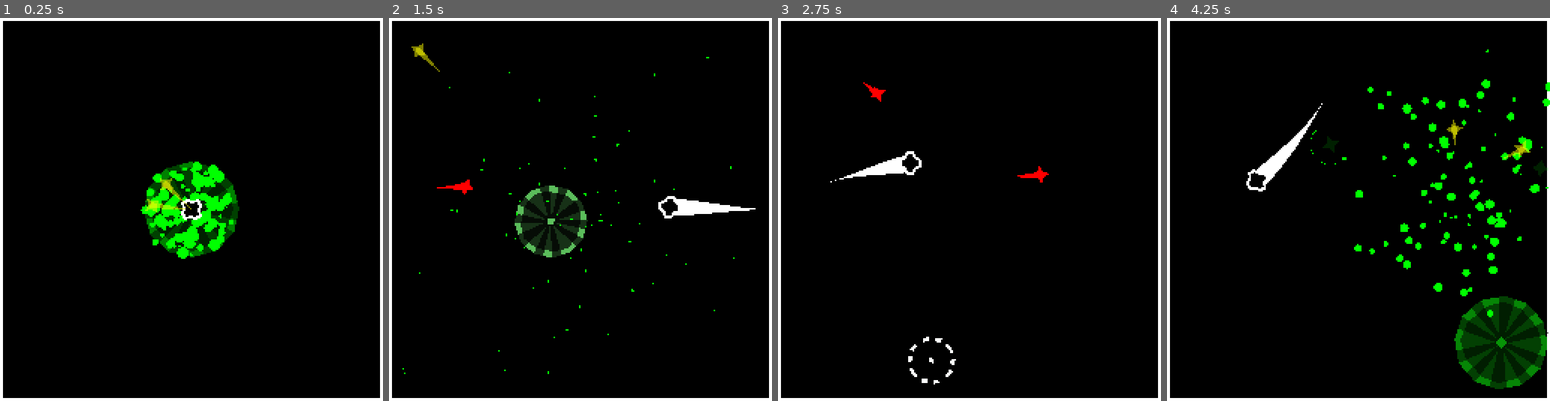
Above: before the commit, frames 1-4 (left to right).
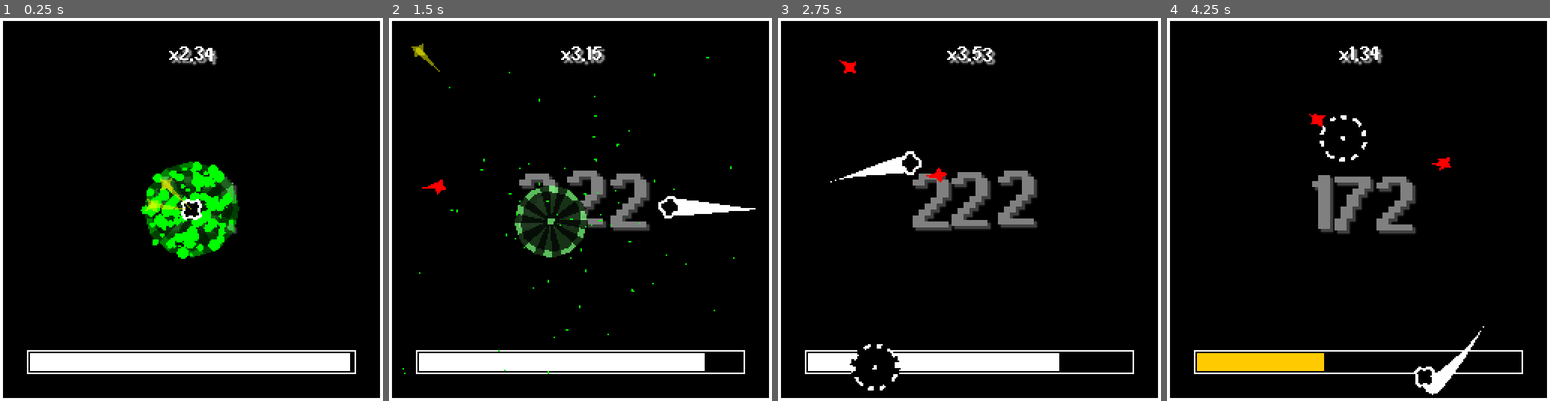
Above: after the commit, the same moments.

Repository: Ayabee527/mini-jam-155-wind
Game: Godot game, scene res://main/main.tscn
The game is run twice, just before and just after one commit, with the same random seed, the same clock (stepped at 60 frames per second) and the same inputs.
Inputs (mouse positions are in pixels of both pictures, inside the frame that each line leads up to):
- Up to frame 1 (0.25 s): no input
- Up to frame 2 (1.5 s): tap Enter at 0.5 s; move the mouse to (664, 190) at 0.52 s; hold D (move_right) 0.53-1.25 s; tap Backspace at 0.6 s; click (664, 190) at 0.67 s; drag from (503, 228) to (764, 209) at 1.27 s
- Up to frame 3 (2.75 s): move the mouse to (1007, 125) at 2.02 s; hold D (move_right) from 2.03 s (still down); tap F at 2.1 s
- Up to frame 4 (4.25 s): release D (move_right) at 2.75 s; drag from (1339, 286) to (1304, 163) at 2.77 s; move the mouse to (1473, 266) at 3.52 s; hold A (move_left) from 3.53 s (still down); tap Z at 3.6 s

The runs differ from the first frame. In frame 1, 5.4% of the frame differs, in the area x 7-93%, y 7-93%; in frame 2, 6.7%; in frame 3, 6.8%; in frame 4, 13%, in the area x 7-100%, y 7-99%.

Commit message:
score stuff

Diff:
--- a/game/goal/hazards/bullet/bullet.tscn
+++ b/game/goal/hazards/bullet/bullet.tscn
@@ -7,7 +7,7 @@
 
 [sub_resource type="PhysicsMaterial" id="PhysicsMaterial_473wm"]
 rough = true
-bounce = 1.0
+bounce = 0.6
 
 [sub_resource type="CircleShape2D" id="CircleShape2D_5wyey"]
 radius = 4.0
--- a/game/goal/player_goal.tscn
+++ b/game/goal/player_goal.tscn
@@ -7,7 +7,7 @@
 
 [sub_resource type="PhysicsMaterial" id="PhysicsMaterial_2tyrj"]
 rough = true
-bounce = 1.0
+bounce = 0.5
 
 [sub_resource type="CircleShape2D" id="CircleShape2D_hq080"]
 radius = 16.0
--- a/game/main/WindMomma.gd
+++ b/game/main/WindMomma.gd
@@ -46,7 +46,7 @@
 	wind_updated.emit(wind_direction, wind_speed)
 
 	player.constant_force = wind_direction * wind_speed / 5.0
-	player_goal.constant_force = wind_direction * wind_speed / 5.0
+	player_goal.constant_force = (wind_direction * wind_speed).rotated(PI) / 5.0
 
 func set_wind_direction(new_direction: Vector2) -> void:
 	wind_direction = new_direction.normalized()
@@ -56,9 +56,9 @@
 	wind_updated.emit(wind_direction, wind_speed)
 
 	player.constant_force = wind_direction * wind_speed / 5.0
-	player_goal.constant_force = wind_direction * wind_speed / 5.0
+	player_goal.constant_force = (wind_direction * wind_speed).rotated(PI) / 5.0
 
 
 func _on_funny_timer_timeout() -> void:
 	wind_direction = Vector2.from_angle(TAU * randf())
-	wind_speed = randf_range(player.speed * 0.75, player.speed) * 5.0
+	wind_speed = randf_range(player.speed * 0.5, player.speed * 0.75) * 5.0
--- a/game/main/main.gd
+++ b/game/main/main.gd
@@ -1,5 +1,9 @@
 extends Node2D
 
+@export var timer_gradient: Gradient
+
+@export var life_timer: Timer
+@export var timer_bar: TextureProgressBar
 @export var wind_momma: WindMomma
 @export var player: Player
 
@@ -12,6 +16,10 @@
 	window = get_window()
 
 func _process(delta: float) -> void:
+	timer_bar.tint_progress = timer_gradient.sample(
+		1.0 - (life_timer.time_left / 12.0)
+	)
+
 	window_velocity = window_velocity.move_toward(Vector2.ZERO, 50.0 * delta)
 
 	window.position += Vector2i(window_velocity * delta)
@@ -53,5 +61,14 @@
 
 
 func _on_player_goal_collected() -> void:
-	bump_window(player.linear_velocity * 2.5)
+	life_timer.start(12)
+	bump_window(player.linear_velocity * 1.25)
 	print("Goal Got!")
+
+
+func _on_life_timer_timeout() -> void:
+	print("GAME OVER!!!")
+
+
+func _on_player_hurt() -> void:
+	life_timer.start(life_timer.time_left - 3)
--- a/game/main/main.tscn
+++ b/game/main/main.tscn
@@ -1,10 +1,22 @@
-[gd_scene load_steps=11 format=3 uid="uid://3r620wirfx5j"]
+[gd_scene load_steps=17 format=3 uid="uid://3r620wirfx5j"]
 
 [ext_resource type="PackedScene" uid="uid://bvopkx5b76dd6" path="res://player/player.tscn" id="1_8r0be"]
 [ext_resource type="Script" path="res://main/main.gd" id="1_k70rq"]
+[ext_resource type="Script" path="res://main/score_handler.gd" id="2_2wxyd"]
+[ext_resource type="FontFile" uid="uid://gaye3ibwfthw" path="res://assets/fonts/fibberish.ttf" id="2_3642g"]
 [ext_resource type="Script" path="res://main/WindMomma.gd" id="3_3bs31"]
+[ext_resource type="Texture2D" uid="uid://bc5kkbyknqa0o" path="res://assets/textures/bar-under.png" id="3_tn14n"]
 [ext_resource type="PackedScene" uid="uid://j5ampglym1at" path="res://goal/player_goal.tscn" id="4_5fkus"]
+[ext_resource type="Texture2D" uid="uid://ckf3axdyd60bj" path="res://assets/textures/bar-fill.png" id="4_eqekf"]
 [ext_resource type="AudioStream" uid="uid://baiesrhjxoyw6" path="res://assets/music/throw-caution-to-the-wind.ogg" id="5_nku0o"]
+
+[sub_resource type="Gradient" id="Gradient_6u8cl"]
+offsets = PackedFloat32Array(0, 0.24, 0.25, 0.5, 1)
+colors = PackedColorArray(1, 1, 1, 1, 1, 1, 1, 1, 0, 1, 0, 1, 1, 1, 0, 1, 1, 0, 0, 1)
+
+[sub_resource type="Curve" id="Curve_it4fr"]
+_data = [Vector2(0, 0.2), 0.0, 0.0, 0, 0, Vector2(0.25, 0.2), 0.0, 0.0, 0, 0, Vector2(0.5, 0), 0.0, 0.0, 0, 0, Vector2(0.75, 0), 0.0, 0.0, 0, 0, Vector2(0.8, 1), 0.0, 0.0, 0, 0, Vector2(1, 1), 0.0, 0.0, 0, 0]
+point_count = 6
 
 [sub_resource type="StyleBoxFlat" id="StyleBoxFlat_pocrq"]
 bg_color = Color(0, 0, 0, 1)
@@ -26,16 +38,86 @@
 
 [sub_resource type="WorldBoundaryShape2D" id="WorldBoundaryShape2D_1og74"]
 
-[node name="Main" type="Node2D" node_paths=PackedStringArray("wind_momma", "player")]
+[node name="Main" type="Node2D" node_paths=PackedStringArray("life_timer", "timer_bar", "wind_momma", "player")]
 script = ExtResource("1_k70rq")
+timer_gradient = SubResource("Gradient_6u8cl")
+life_timer = NodePath("LifeTimer")
+timer_bar = NodePath("BGColor/MarginContainer/TimerBar")
 wind_momma = NodePath("WindMomma")
 player = NodePath("Player")
+
+[node name="LifeTimer" type="Timer" parent="."]
+wait_time = 12.0
+one_shot = true
+
+[node name="ScoreHandler" type="Node" parent="." node_paths=PackedStringArray("player", "life_timer", "multiplier_label", "score_label", "timer_bar")]
+script = ExtResource("2_2wxyd")
+timer_multiplier_curve = SubResource("Curve_it4fr")
+player = NodePath("../Player")
+life_timer = NodePath("../LifeTimer")
+multiplier_label = NodePath("../BGColor/MarginContainer/Multiplier")
+score_label = NodePath("../BGColor/MarginContainer/CenterContainer/Score")
+timer_bar = NodePath("../BGColor/MarginContainer/TimerBar")
 
 [node name="BGColor" type="PanelContainer" parent="."]
 custom_minimum_size = Vector2(256, 256)
 offset_right = 40.0
 offset_bottom = 40.0
 theme_override_styles/panel = SubResource("StyleBoxFlat_pocrq")
+
+[node name="MarginContainer" type="MarginContainer" parent="BGColor"]
+layout_mode = 2
+theme_override_constants/margin_left = 16
+theme_override_constants/margin_top = 16
+theme_override_constants/margin_right = 16
+theme_override_constants/margin_bottom = 16
+
+[node name="Multiplier" type="RichTextLabel" parent="BGColor/MarginContainer"]
+clip_contents = false
+layout_mode = 2
+size_flags_horizontal = 4
+size_flags_vertical = 0
+theme_override_colors/font_shadow_color = Color(0.501961, 0.501961, 0.501961, 1)
+theme_override_constants/shadow_offset_x = 2
+theme_override_constants/shadow_offset_y = 2
+theme_override_fonts/normal_font = ExtResource("2_3642g")
+theme_override_font_sizes/normal_font_size = 16
+bbcode_enabled = true
+text = "[wave]x1.5"
+fit_content = true
+autowrap_mode = 0
+
+[node name="CenterContainer" type="CenterContainer" parent="BGColor/MarginContainer"]
+layout_mode = 2
+
+[node name="Score" type="RichTextLabel" parent="BGColor/MarginContainer/CenterContainer"]
+clip_contents = false
+layout_mode = 2
+theme_override_colors/default_color = Color(0.501961, 0.501961, 0.501961, 1)
+theme_override_colors/font_shadow_color = Color(0.25098, 0.25098, 0.25098, 1)
+theme_override_constants/shadow_offset_x = 2
+theme_override_constants/shadow_offset_y = 2
+theme_override_fonts/normal_font = ExtResource("2_3642g")
+theme_override_font_sizes/normal_font_size = 64
+bbcode_enabled = true
+text = "[shake rate=10 level=24]0"
+fit_content = true
+autowrap_mode = 0
+
+[node name="TimerBar" type="TextureProgressBar" parent="BGColor/MarginContainer"]
+custom_minimum_size = Vector2(0, 16)
+layout_mode = 2
+size_flags_vertical = 8
+max_value = 12.0
+step = 0.01
+value = 12.0
+nine_patch_stretch = true
+stretch_margin_left = 1
+stretch_margin_top = 1
+stretch_margin_right = 1
+stretch_margin_bottom = 1
+texture_under = ExtResource("3_tn14n")
+texture_progress = ExtResource("4_eqekf")
 
 [node name="WallLeft" type="StaticBody2D" parent="."]
 position = Vector2(3, 128)
@@ -87,6 +169,10 @@
 autoplay = true
 bus = &"music"
 
+[connection signal="timeout" from="LifeTimer" to="." method="_on_life_timer_timeout"]
 [connection signal="collected" from="PlayerGoal" to="." method="_on_player_goal_collected"]
+[connection signal="collected" from="PlayerGoal" to="ScoreHandler" method="_on_player_goal_collected"]
 [connection signal="bumped_wall" from="Player" to="." method="_on_player_bumped_wall"]
+[connection signal="hurt" from="Player" to="." method="_on_player_hurt"]
+[connection signal="hurt" from="Player" to="ScoreHandler" method="_on_player_hurt"]
 [connection signal="timeout" from="WindMomma/FunnyTimer" to="WindMomma" method="_on_funny_timer_timeout"]
--- /dev/null
+++ b/game/main/score_handler.gd
@@ -0,0 +1,75 @@
+extends Node
+
+@export var timer_multiplier_curve: Curve
+
+@export_group("Outer Dependencies")
+@export var player: Player
+@export var life_timer: Timer
+
+@export var multiplier_label: RichTextLabel
+@export var score_label: RichTextLabel
+@export var timer_bar: TextureProgressBar
+
+var combo: int = 0
+var multiplier: float = 1.0:
+	set = set_multiplier
+
+var score: int = 0:
+	set = set_score
+var last_score: int = 0
+
+func _ready() -> void:
+	timer_bar.min_value = 0
+	timer_bar.max_value = life_timer.wait_time
+
+func _process(delta: float) -> void:
+	timer_bar.value = life_timer.time_left
+
+	multiplier += get_timer_multiplier() * delta * 0.75
+	multiplier += get_speed_multiplier() * delta * 0.75
+	multiplier = lerp(multiplier, 1.0, 0.75 * delta)
+
+func get_speed_multiplier() -> float:
+	var multi: float = 0
+
+	multi = max(
+		player.linear_velocity.length() / (player.speed * 0.25),
+		0
+	)
+
+	return multi
+
+func get_timer_multiplier() -> float:
+	var multi: float = 0
+
+	var time_ratio = 1.0 - (life_timer.time_left / 12.0)
+	multi = 10.0 * timer_multiplier_curve.sample(time_ratio)
+
+	return multi
+
+func set_score(new_score: int):
+	score = max(0, new_score)
+	var tween = create_tween()
+	tween.tween_method(
+		increment_score, last_score, score, 1.0
+	)
+	last_score = score
+
+func increment_score(new_score: int):
+	score_label.text = "[shake rate=10 level=24]"
+	score_label.text += str(new_score)
+
+func set_multiplier(new_multiplier: float) -> void:
+	multiplier = max(0, new_multiplier)
+	multiplier_label.text = "[wave]x" + str(snappedf(multiplier, 0.01))
+
+func _on_player_goal_collected() -> void:
+	combo += 1
+	multiplier += 1.0 * (1.0 + (combo * 0.1))
+
+	score += 100 * multiplier
+
+
+func _on_player_hurt() -> void:
+	multiplier = 0.0
+	score -= 50 * combo
--- a/game/player/player.gd
+++ b/game/player/player.gd
@@ -1,6 +1,7 @@
 class_name Player
 extends RigidBody2D
 
+signal hurt()
 signal bumped_wall(direction: Vector2)
 
 @export var speed: float = 1000.0
@@ -37,6 +38,7 @@
 
 func _on_owie_detector_area_entered(area: Area2D) -> void:
 	print("OWIE!")
+	hurt.emit()
 	ouch_sound.play()
 	apply_central_impulse(
 		area.global_position.direction_to(global_position) * speed * 0.5
Binary file added: game/assets/fonts/GravityBold8.ttf
Not shown, added: game/assets/fonts/GravityBold8.ttf.import
Binary file added: game/assets/fonts/fibberish.ttf
Not shown, added: game/assets/fonts/fibberish.ttf.import
Binary file added: game/assets/textures/bar-fill.png
Not shown, added: game/assets/textures/bar-fill.png.import
Binary file added: game/assets/textures/bar-under.png
Not shown, added: game/assets/textures/bar-under.png.import
Not shown, changed: game/kanban_tasks_data.kanban
